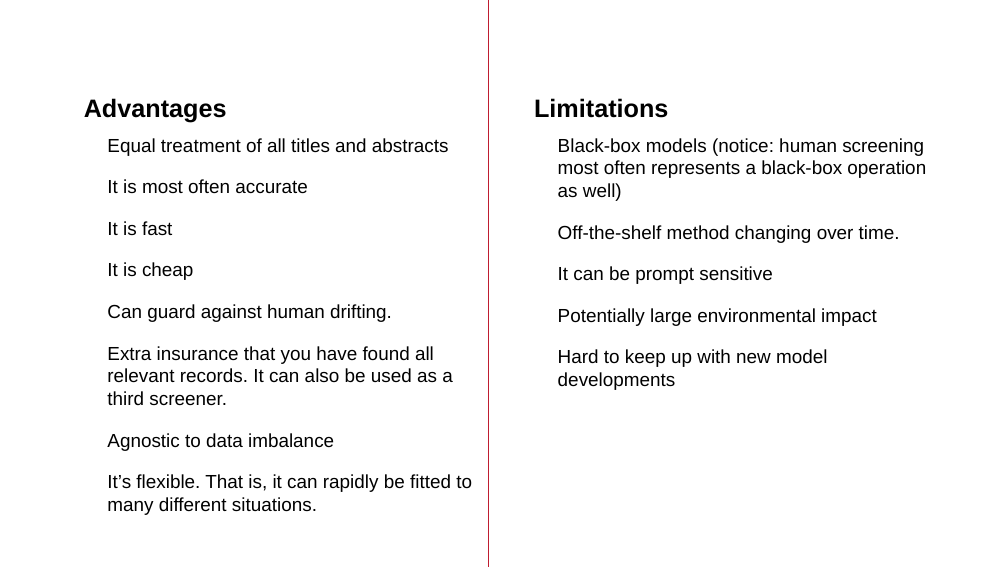
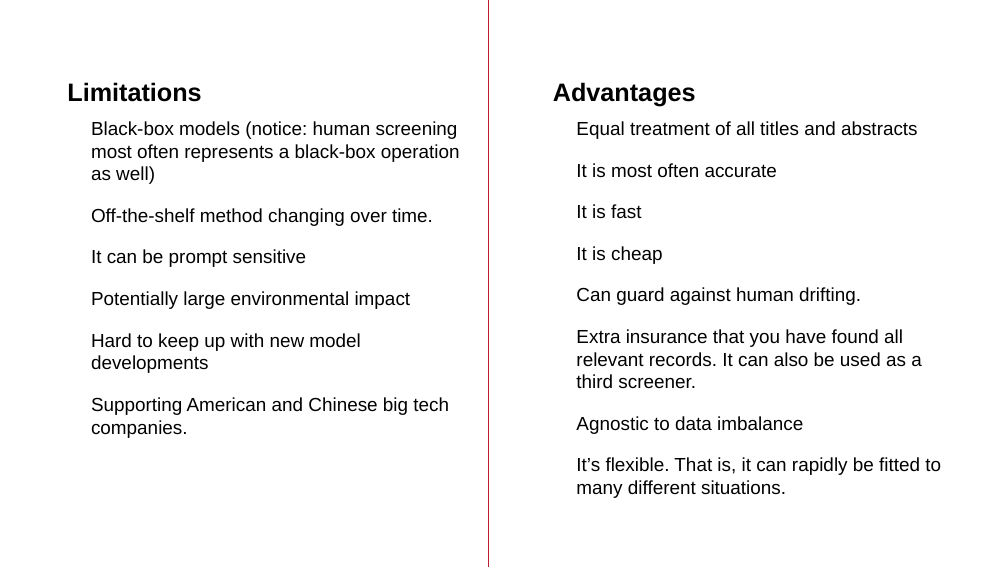
Before and after one commit to MikkelVembye/IRM2026, a slide deck: slide 11 of screen-with-gpt-models.pptx. Drawn at 1008x567 pixels with LibreOffice and Linux fonts; fonts in the diff are those of the drawing; background and template pictures are left out. Boxes give left, top, right and bottom in pixels: in the first picture for what was removed or moved away, otherwise in the second. Text is boxed around its words. In the diff, an @@ line names an element or a change of style, - is before the commit and + after.

```diff
--- a/screen-with-gpt-models.pptx
+++ b/screen-with-gpt-models.pptx
@@ text "Limitations": place and size @@
-text "Limitations" at (534,98,926,390)
+text "Limitations" at (67,82,460,438)
@@ text "Advantages" rewrapped from (84,98,472,492) to (553,82,941,498) @@
@@ text at (91,397,449,438): paragraph added @@
+• Supporting American and Chinese big tech companies.
```
Also in this commit, not shown: 3 other slides changed, 19 other files.
